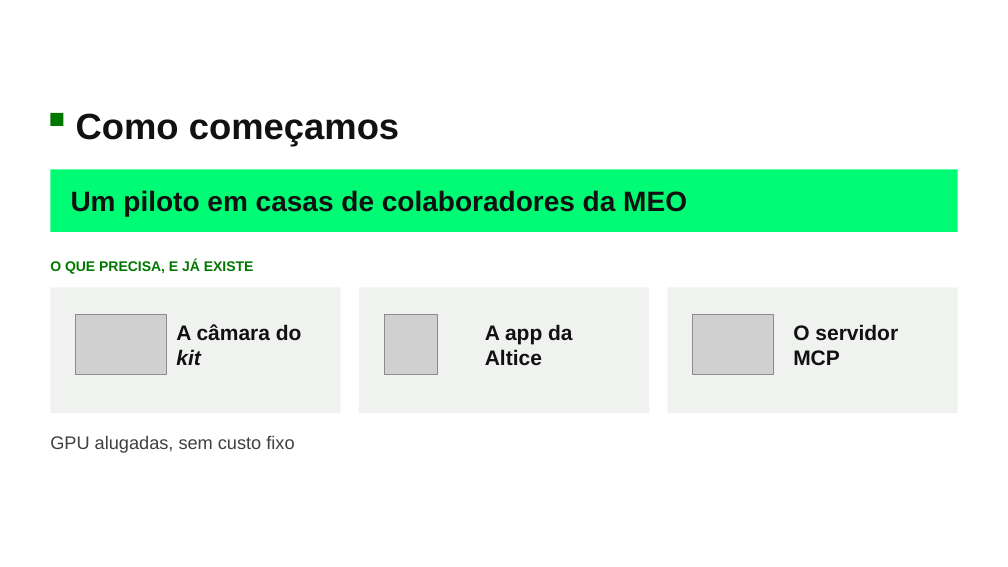
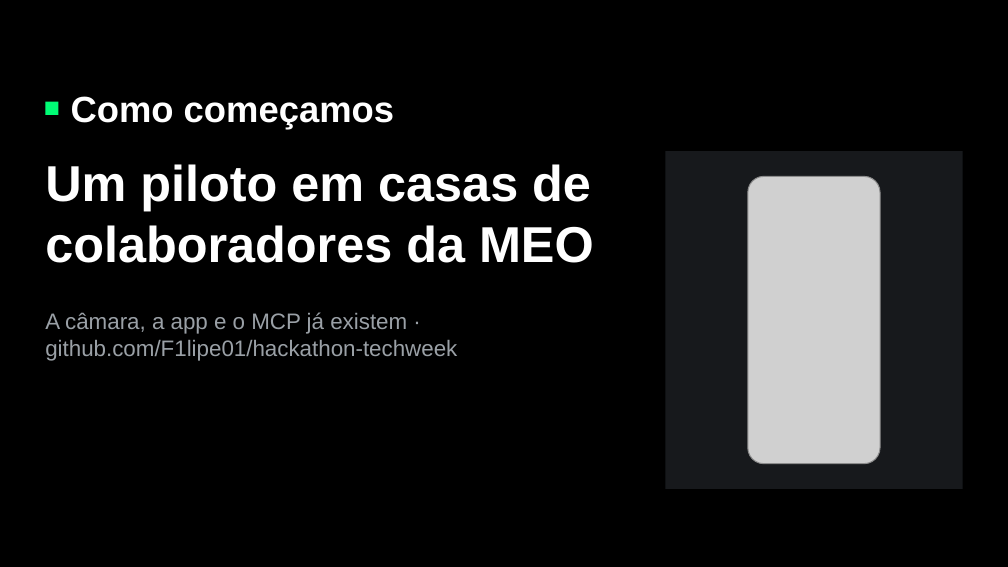
Before and after one commit to F1lipe01/hackathon-techweek, a slide deck: slide 7 of deliverables/deck/ThingTracker - Pitch 5 min.pptx (slide 12 before the commit). Drawn at 1008x567 pixels with LibreOffice and Linux fonts; fonts in the diff are those of the drawing; grey boxes stand for pictures; background and template pictures are left out. Boxes give left, top, right and bottom in pixels: in the first picture for what was removed or moved away, otherwise in the second. Text is boxed around its words. In the diff, an @@ line names an element or a change of style, - is before the commit and + after.

```diff
--- a/deliverables/deck/ThingTracker - Pitch 5 min.pptx
+++ b/deliverables/deck/ThingTracker - Pitch 5 min.pptx
@@ background #FFFFFF to #000000 @@
@@ text "Como começamos": place and size @@
-text "Como começamos" at [76,113,399,146]
+text "Como começamos" at [71,96,394,130]
@@ text "Como começamos" at [71,96,394,130]: text colour #111111 to #FFFFFF; vertical alignment top to middle @@
@@ rectangle: place and size @@
-rectangle at [50,113,64,126]
+rectangle at [45,102,58,115]
@@ rectangle at [45,102,58,115]: fill #007800 to #00FC75 @@
@@ text "Um piloto em casas de ...": place and size @@
-text "Um piloto em casas de ..." at [71,190,687,216]
+text "Um piloto em casas de ..." at [45,164,594,263]
@@ text "Um piloto em casas de ..." at [45,164,594,263]: size 20 to 36 pt, text colour #111111 to #FFFFFF; vertical alignment middle to top @@
@@ rectangle removed at [50,169,958,232] @@
@@ rectangle: place and size @@
-rectangle at [667,287,958,413]
+rectangle at [665,151,963,489]
@@ rectangle at [665,151,963,489]: fill #F0F2F0 to #17191C @@
@@ picture added at [748,176,880,464] @@
@@ text removed at [50,259,254,274] @@
-O QUE PRECISA, E JÁ EXISTE
@@ rectangle removed at [50,287,341,413] @@
@@ rectangle removed at [359,287,649,413] @@
@@ text added at [45,312,457,361], 16 pt, text #9AA0A6 @@
+A câmara, a app e o MCP já existem · github.com/F1lipe01/hackathon-techweek
@@ picture removed at [76,314,166,375] @@
@@ text removed at [176,324,302,365] @@
-A câmara do kit
@@ picture removed at [384,314,437,375] @@
@@ text removed at [485,324,572,366] @@
-A app da Altice
@@ picture removed at [692,314,773,375] @@
@@ text removed at [793,324,898,366] @@
-O servidor MCP
@@ text removed at [50,436,294,453] @@
-GPU alugadas, sem custo fixo
```
Also in this commit, not shown: 6 other slides changed, 1 slide added, 18 slides removed, 9 other files.
